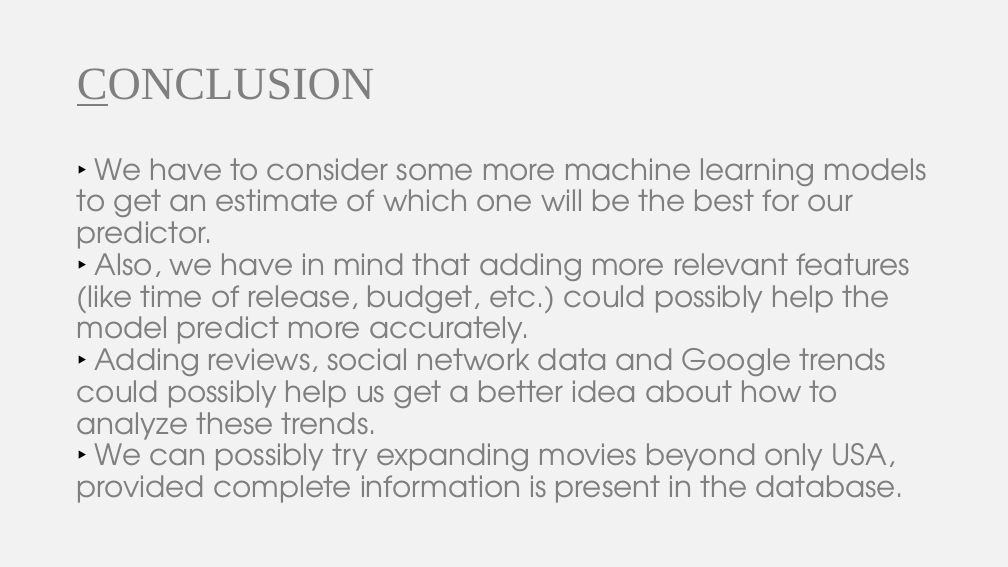
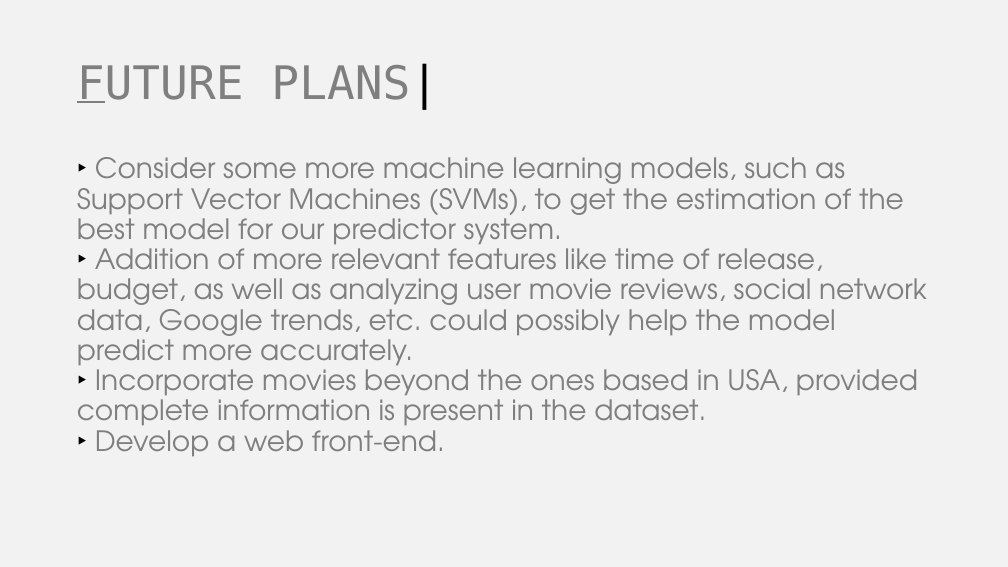
Before and after one commit to somyamohanty/Data_Dawgs, a slide deck: slide 37 of presentations/Final Presentation.pptx (slide 24 before the commit). Drawn at 1008x567 pixels with LibreOffice and Linux fonts; fonts in the diff are those of the drawing. Boxes give left, top, right and bottom in pixels: in the first picture for what was removed or moved away, otherwise in the second. Text is boxed around its words. In the diff, an @@ line names an element or a change of style, - is before the commit and + after.

```diff
--- a/presentations/Final Presentation.pptx
+++ b/presentations/Final Presentation.pptx
@@ title at <box>77,63,438,110</box>: text changed; font Times New Roman to DejaVu Sans Mono @@
-CONCLUSION
+FUTURE PLANS|
@@ text at <box>77,157,927,457</box>: text changed; size 21 to 20 pt @@
-‣ We have to consider some more machine learning models to get an estimate of which one will be the best for our predictor.
-‣ Also, we have in mind that adding more relevant features (like time of release, budget, etc.) could possibly help the model predict more accurately.
-‣ Adding reviews, social network data and Google trends could possibly help us get a better idea about how to analyze these trends.
-‣ We can possibly try expanding movies beyond only USA, provided complete information is present in the database.
+‣ Consider some more machine learning models, such as Support Vector Machines (SVMs), to get the estimation of the best model for our predictor system.
+‣ Addition of more relevant features like time of release, budget, as well as analyzing user movie reviews, social network data, Google trends, etc. could possibly help the model predict more accurately.
+‣ Incorporate movies beyond the ones based in USA, provided complete information is present in the dataset.
+‣ Develop a web front-end.
```
Also in this commit, not shown: 20 other slides changed, 17 slides added, 3 slides removed, 1 other file.
